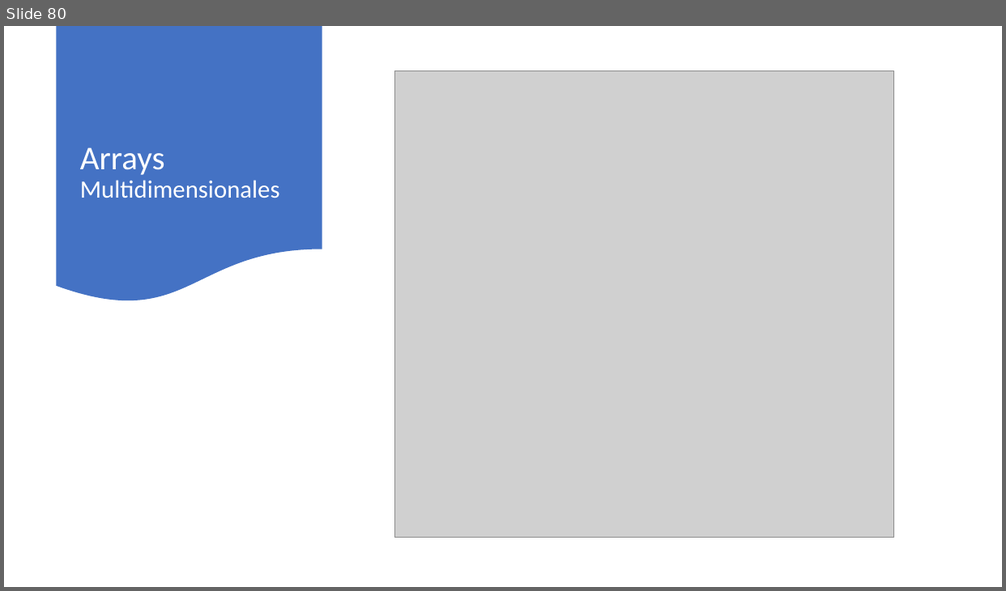
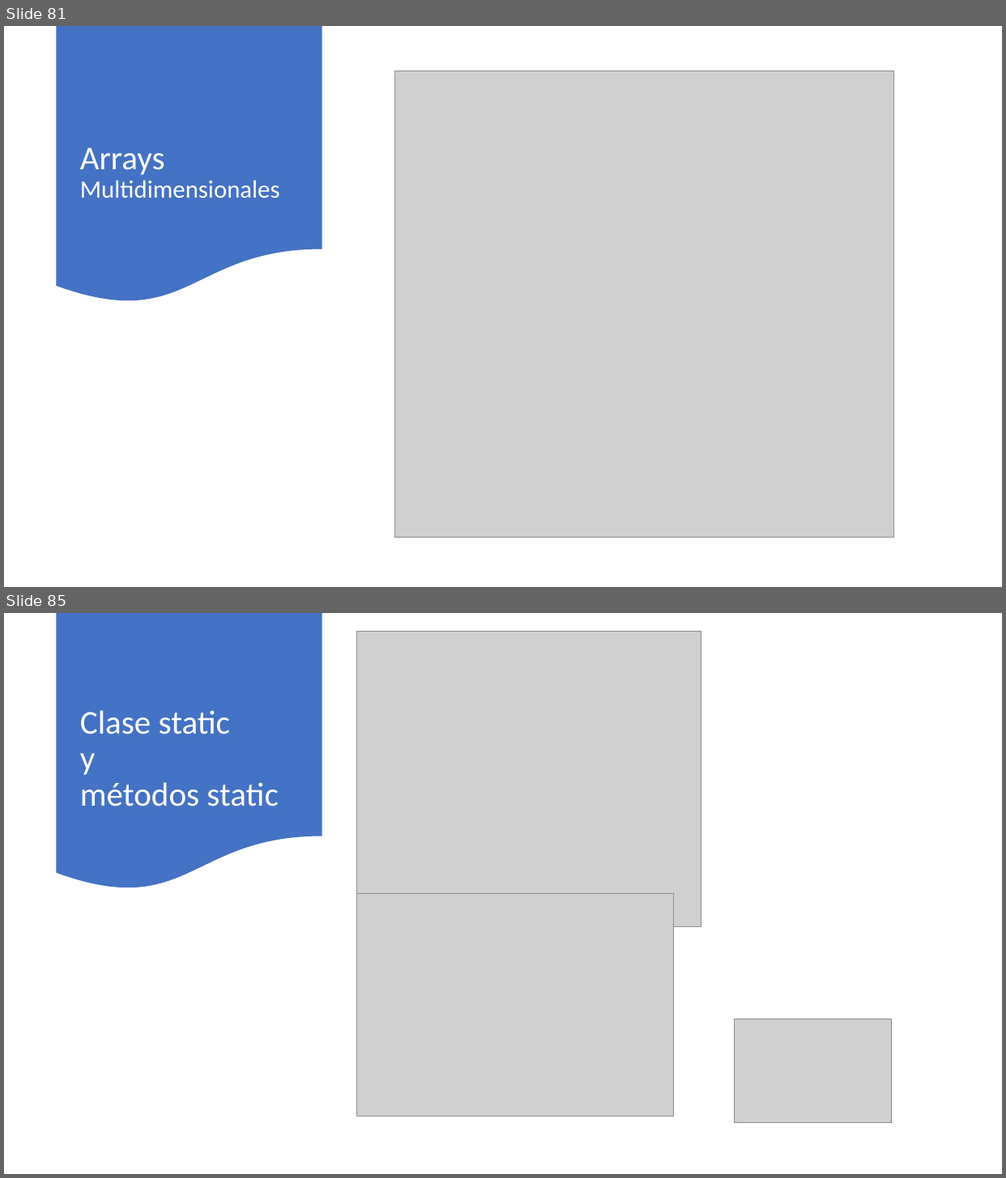
Before and after one commit to AlbertOsinaga/Curso201, a slide deck: Curso201.pptx. Shown one above the other, each under a label of ours: slide 80 before the commit, slides 81 and 85 after it; the slides between them are not shown. The pictures are 1006x591 and 1006x1178 pixels, drawn with LibreOffice and Linux fonts; fonts in the diff are those of the drawing; grey boxes stand for pictures. Boxes give left, top, right and bottom in pixels: in the first picture for what was removed or moved away, otherwise in the second. Text is boxed around its words. In the diff, an @@ line names an element or a change of style, - is before the commit and + after.

```diff
--- a/Curso201.pptx
+++ b/Curso201.pptx
@@ slide 85 added at box(4, 613, 1002, 1174), background #FFFFFF @@
@@ flow chart document added at box(57, 613, 322, 892), fill #4472C4 @@
@@ picture added at box(356, 632, 701, 926) @@
@@ title added at box(80, 710, 278, 807), 32 pt, text #FFFFFF @@
+Clase static
+y
+métodos static
@@ picture added at box(356, 894, 674, 1116) @@
@@ picture added at box(735, 1019, 892, 1122) @@
@@ what was slide 80 is now slide 81 @@
```
Also in this commit, not shown: 5 other slides added, 14 other files.
